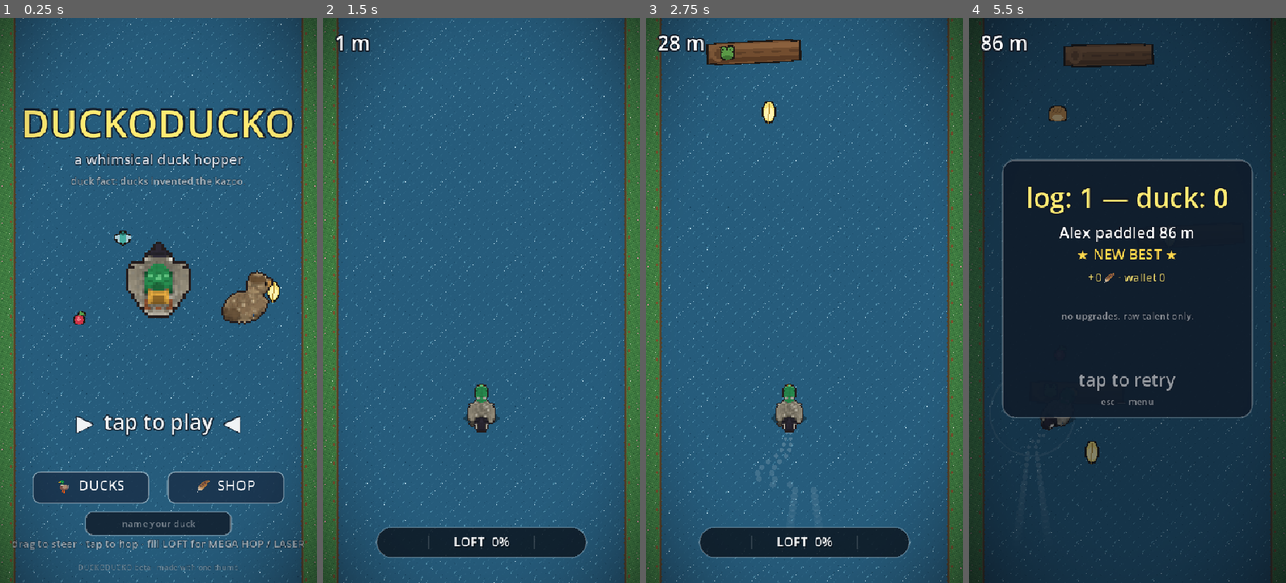
Above: before the commit, frames 1-4 (left to right).
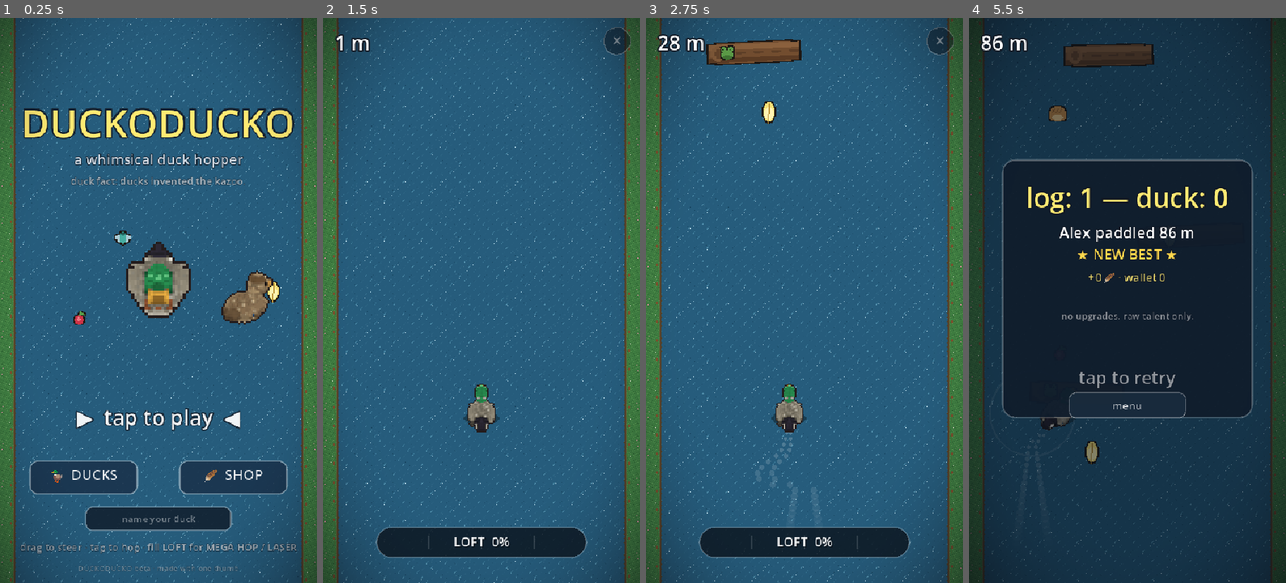
Above: after the commit, the same moments.

Repository: scottx611x/duckoducko
Game: Godot game, scene res://Main.tscn
Same seed, same stepped clock (60 frames per second), same inputs: the game is played once before the commit and once after it.
Inputs (mouse positions are in pixels of both pictures, inside the frame that each line leads up to):
- Up to frame 1 (0.25 s): no input
- Up to frame 2 (1.5 s): click (481, 520) at 0.52 s; type "Alex" at 0.6 s; tap Enter at 1.25 s; move the mouse to (551, 272) at 1.27 s; tap M at 1.35 s; click (551, 272) at 1.42 s
- Up to frame 3 (2.75 s): tap Space at 1.52, 1.82 s; drag from (741, 328) to (788, 413) at 2.02 s
- Up to frame 4 (5.5 s): move the mouse to (1159, 176) at 2.77 s; tap L at 2.85 s; click (1159, 176) at 2.92 s; tap M at 3.05, 4.35 s; drag from (1111, 413) to (1032, 215) at 3.52 s; move the mouse to (1222, 385) at 4.27 s; click (1222, 385) at 4.42 s; tap Space at 4.52, 4.82 s; drag from (1032, 215) to (1079, 159) at 5.02 s

The runs differ from the first frame. In frame 1, 7.2% of the frame differs, in the area x 3-96%, y 69-98%; in frame 2, 0.3%; in frame 3, 0.3%; in frame 4, 0.6%.

Commit message:
Mobile menu button, ducklings truly hop with you, upbeat music v4, menu spacing
- In-run ✕ button (top-right, translucent) returns to menu — mobile has
  no Esc; the death screen's 'menu' is a real button now too
- Duckling hops: same hang time as the duck, higher arc (115px), bigger
  scale pop, tighter 40ms wave — and they now launch on MEGA/hyper jumps
  too (previously they ignored the big jumps entirely)
- Music v4: bouncy 112 BPM river-ska — offbeat chord skanks, root-fifth
  bass with walk-up turnarounds, soft square-wave kazoo lead, woodblock
  + shaker (~34s loop)
- Menu de-crowded: buttons wider apart with margin, name field and
  hint lines respaced for phone screens

Co-Authored-By: Claude Fable 5 <noreply@anthropic.com>

Diff:
--- a/Main.gd
+++ b/Main.gd
@@ -132,10 +132,12 @@
 	{"id": "pockets", "name": "DEEP POCKETS", "desc": "feathers you bank count DOUBLE", "cost": 250},
 ]
 const SHOP_ROW_H := 96.0
-
-# duck-select screen
-const MENU_DUCKS_BTN := Rect2(55.0, 770.0, 200.0, 56.0)
-const MENU_SHOP_BTN := Rect2(285.0, 770.0, 200.0, 56.0)
+const GAME_MENU_BTN := Rect2(VIEW.x - 64.0, 14.0, 50.0, 50.0)   # in-run ✕ (mobile has no Esc)
+const DEATH_MENU_BTN := Rect2(170.0, 636.0, 200.0, 44.0)
+
+# duck-select screen (menu buttons get breathing room on phone screens)
+const MENU_DUCKS_BTN := Rect2(50.0, 752.0, 185.0, 58.0)
+const MENU_SHOP_BTN := Rect2(305.0, 752.0, 185.0, 58.0)
 const SEL_BACK_BTN := Rect2(18.0, 28.0, 120.0, 52.0)
 const SEL_PLAY_BTN := Rect2(160.0, 640.0, 220.0, 62.0)
 # hop/steer are 0..1 flavor stats -> ±15% gameplay multipliers (see start_game)
@@ -396,7 +398,7 @@
 	name_edit.placeholder_text = "name your duck"
 	name_edit.max_length = 16
 	name_edit.size = Vector2(250, 42)
-	name_edit.position = Vector2(VIEW.x * 0.5 - 125, 838)
+	name_edit.position = Vector2(VIEW.x * 0.5 - 125, 830)
 	name_edit.alignment = HORIZONTAL_ALIGNMENT_CENTER
 	var nsb := StyleBoxFlat.new()
 	nsb.bg_color = Color(0.07, 0.13, 0.19, 0.9)
@@ -894,6 +896,7 @@
 	mega_t = 0.0
 	mega_style = "fly"
 	hyper = true
+	hop_events.append(anim_t)                  # boing for everyone
 	if _up("bounce") > 0:                      # BOUNCE CHARGE: springs feed the meter
 		_add_loft(0.35 * _up("bounce"))
 		_float_text(duck_x, BASE_Y - 110.0, "+loft!", Color(0.5, 0.85, 1.0))
@@ -1049,7 +1052,14 @@
 		return
 	if not alive:
 		_sfx("click")
-		reset_game()
+		if DEATH_MENU_BTN.has_point(pos):
+			_enter_menu()
+		else:
+			reset_game()
+		return
+	if GAME_MENU_BTN.has_point(pos) and not drafting:
+		_sfx("click")
+		_enter_menu()                              # abandon ship (mobile's Esc)
 		return
 	if drafting:
 		if anim_t - draft_open_t < 0.45:
@@ -1160,6 +1170,7 @@
 	hyper = false
 	loft = 0.0
 	loft_ready = false
+	hop_events.append(anim_t)                  # the ducklings launch too
 	_sfx("mega")
 
 func fire_laser() -> void:
@@ -1658,8 +1669,15 @@
 			draw_style_box(csb, crect)
 			draw_string(font, Vector2(x + 10.0, cy + 19.0), c.txt, HORIZONTAL_ALIGNMENT_LEFT, -1, 15, c.col)
 			x += w + 8.0
-	_otext(Vector2(0, 626), "tap to retry", 30, Color(1, 1, 1, 0.55 + 0.45 * sin(anim_t * 4.0)))
-	_otext(Vector2(0, 658), "esc — menu", 15, Color(1, 1, 1, 0.45))
+	_otext(Vector2(0, 622), "tap to retry", 30, Color(1, 1, 1, 0.55 + 0.45 * sin(anim_t * 4.0)))
+	var mb := StyleBoxFlat.new()
+	mb.bg_color = Color(0.10, 0.17, 0.24, 0.9)
+	mb.set_corner_radius_all(12)
+	mb.set_border_width_all(1)
+	mb.border_color = Color(1, 1, 1, 0.35)
+	draw_style_box(mb, DEATH_MENU_BTN)
+	draw_string(font, Vector2(DEATH_MENU_BTN.position.x, DEATH_MENU_BTN.position.y + 29), "menu",
+		HORIZONTAL_ALIGNMENT_CENTER, DEATH_MENU_BTN.size.x, 18, Color(1, 1, 1, 0.8))
 
 func _flash(msg: String) -> void:
 	center_label.add_theme_font_size_override("font_size", 44)
@@ -1855,6 +1873,13 @@
 	_draw_ducklings()
 	_draw_duck()
 	_draw_atmosphere()
+
+	# the in-run menu escape hatch (translucent, corner, ignorable)
+	if alive and not drafting:
+		draw_circle(GAME_MENU_BTN.get_center(), 23.0, Color(0.05, 0.09, 0.13, 0.5))
+		draw_arc(GAME_MENU_BTN.get_center(), 23.0, 0, TAU, 24, Color(1, 1, 1, 0.3), 1.5)
+		draw_string(font, Vector2(GAME_MENU_BTN.position.x, GAME_MENU_BTN.position.y + 33), "✕",
+			HORIZONTAL_ALIGNMENT_CENTER, GAME_MENU_BTN.size.x, 24, Color(1, 1, 1, 0.55))
 
 	if not alive:
 		_draw_death()
@@ -1925,12 +1950,12 @@
 		var dx := dp.x
 		var dy := dp.y
 		var h := _duckling_h(i)
-		var pos := Vector2(dx, dy - h * 80.0)
-		var sc := 2.0 * (1.0 + 0.3 * h)
+		var pos := Vector2(dx, dy - h * 115.0)
+		var sc := 2.0 * (1.0 + 0.45 * h)
 		if tex_shadow != null:
-			var ss: Vector2 = tex_shadow.get_size() * 1.2 * (1.0 - 0.4 * h)
+			var ss: Vector2 = tex_shadow.get_size() * 1.2 * (1.0 - 0.5 * h)
 			draw_texture_rect(tex_shadow, Rect2(Vector2(dx, dy + 6) - ss * 0.5, ss),
-				false, Color(1, 1, 1, 0.8 - 0.3 * h))
+				false, Color(1, 1, 1, 0.8 - 0.45 * h))
 		var frames: Array = tex_duckling["hop"] if h > 0.05 else tex_duckling["idle"]
 		var fr: Texture2D = frames[int(anim_t * (14.0 if h > 0.05 else 4.0) + i) % 2]
 		var sz := fr.get_size() * sc
@@ -1944,8 +1969,8 @@
 	return trail[0].x if trail.size() > 0 else duck_x
 
 func _duckling_h(i: int) -> float:
-	var delay := 0.05 * (i + 1)   # the whole conga pops up with you, in a quick wave
-	var dur := cur_hop_dur() * 0.85
+	var delay := 0.04 * (i + 1)   # the whole conga pops up with you, in a quick wave
+	var dur := cur_hop_dur()      # same hang time as the duck — clearly "with you"
 	for e in hop_events:
 		var p: float = (anim_t - e - delay) / dur
 		if p >= 0.0 and p < 1.0:
@@ -2068,7 +2093,7 @@
 
 	# tap-to-play, pulsing
 	var pulse := 0.55 + 0.45 * sin(anim_t * 4.0)
-	_otext(Vector2(0, 700), "▶  tap to play  ◀", 36, Color(1, 1, 1, pulse), VIEW.x, HORIZONTAL_ALIGNMENT_CENTER, 8)
+	_otext(Vector2(0, 692), "▶  tap to play  ◀", 36, Color(1, 1, 1, pulse), VIEW.x, HORIZONTAL_ALIGNMENT_CENTER, 8)
 	# DUCKS + SHOP buttons
 	draw_style_box(_btn_sb(), MENU_DUCKS_BTN)
 	draw_string(font, Vector2(MENU_DUCKS_BTN.position.x, MENU_DUCKS_BTN.position.y + 33), "🦆  DUCKS",
@@ -2076,9 +2101,9 @@
 	draw_style_box(_btn_sb(), MENU_SHOP_BTN)
 	draw_string(font, Vector2(MENU_SHOP_BTN.position.x, MENU_SHOP_BTN.position.y + 33), "🪶  SHOP",
 		HORIZONTAL_ALIGNMENT_CENTER, MENU_SHOP_BTN.size.x, 24, Color(1, 1, 1, 0.95))
-	_otext(Vector2(0, 900), "drag to steer · tap to hop · fill LOFT for MEGA HOP / LASER",
-		18, Color(1, 1, 1, 0.6), VIEW.x, HORIZONTAL_ALIGNMENT_CENTER, 4)
-	_otext(Vector2(0, 938), "DUCKODUCKO beta · made with one thumb", 13, Color(1, 1, 1, 0.35),
+	_otext(Vector2(0, 906), "drag to steer · tap to hop · fill LOFT for MEGA HOP / LASER",
+		17, Color(1, 1, 1, 0.6), VIEW.x, HORIZONTAL_ALIGNMENT_CENTER, 4)
+	_otext(Vector2(0, 940), "DUCKODUCKO beta · made with one thumb", 13, Color(1, 1, 1, 0.35),
 		VIEW.x, HORIZONTAL_ALIGNMENT_CENTER, 3)
 
 func _btn_sb() -> StyleBoxFlat:
Not shown, changed: sfx/music.wav
Not shown, changed: tools/gen_music.py
